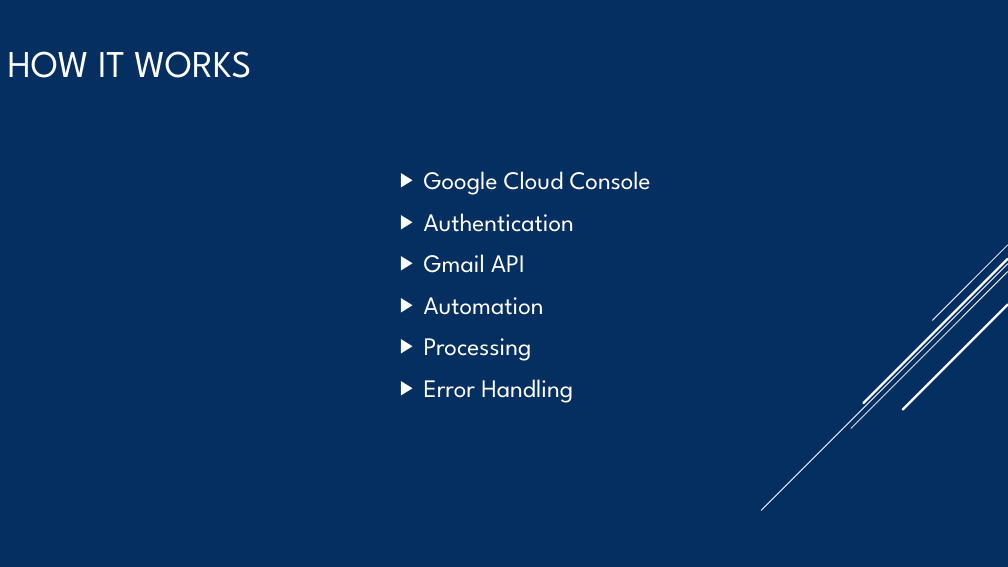
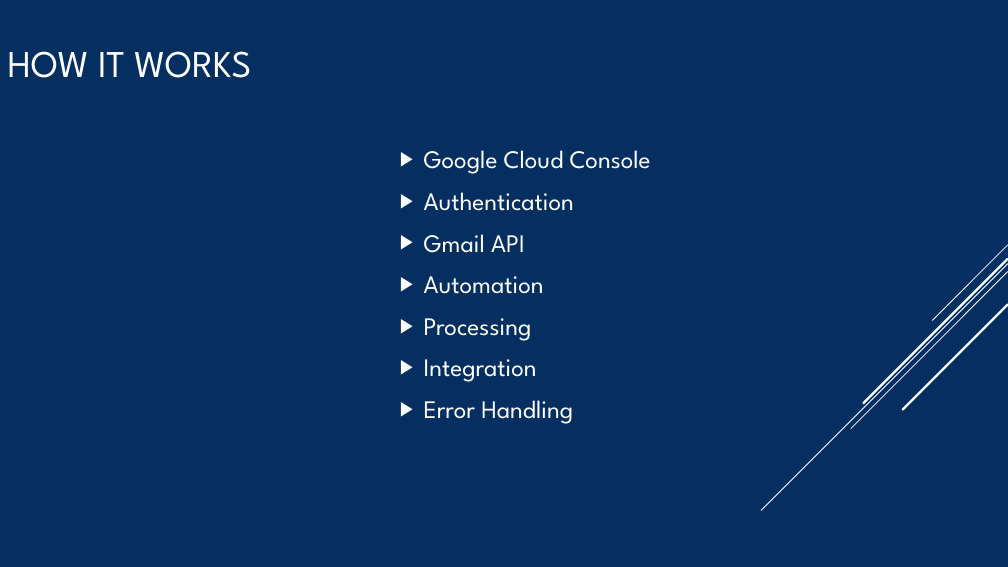
Before and after one commit to shelbywom/Capstone, a slide deck: slide 4 of Presentation/Email and Roster Manager.pptx. Drawn at 1008x567 pixels with LibreOffice and Linux fonts; fonts in the diff are those of the drawing. Boxes give left, top, right and bottom in pixels: in the first picture for what was removed or moved away, otherwise in the second. Text is boxed around its words. In the diff, an @@ line names an element or a change of style, - is before the commit and + after.

```diff
--- a/Presentation/Email and Roster Manager.pptx
+++ b/Presentation/Email and Roster Manager.pptx
@@ text at [424, 359, 537, 382]: paragraph added @@
+▶ Integration
```
Also in this commit, not shown: 1 other slide changed.
